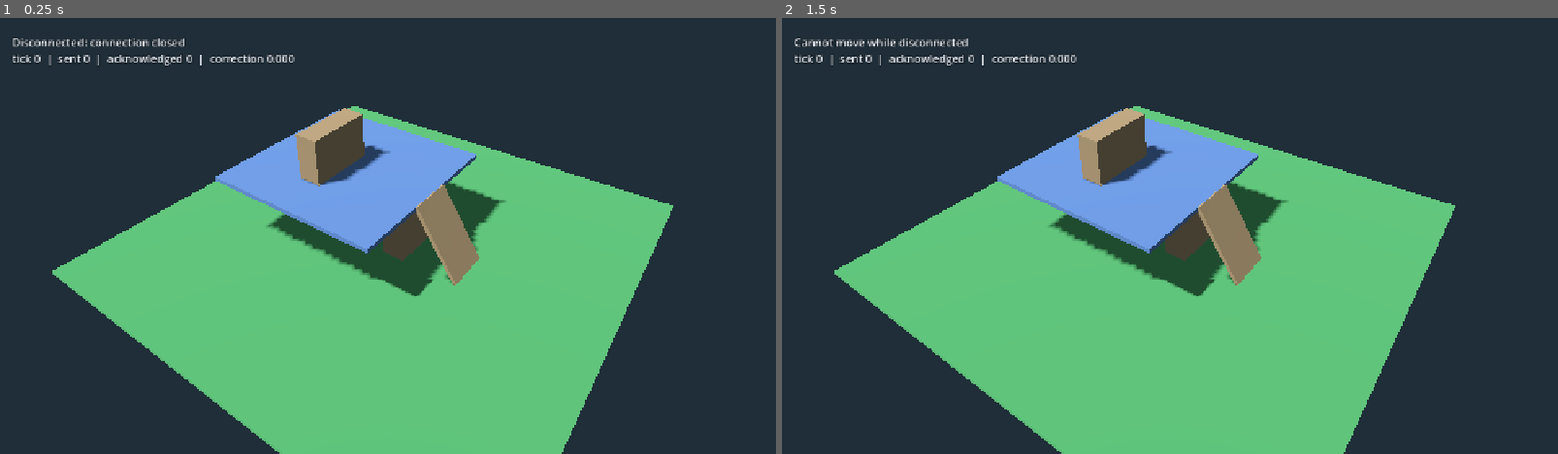
Above: before the commit, frames 1-2 (left to right).
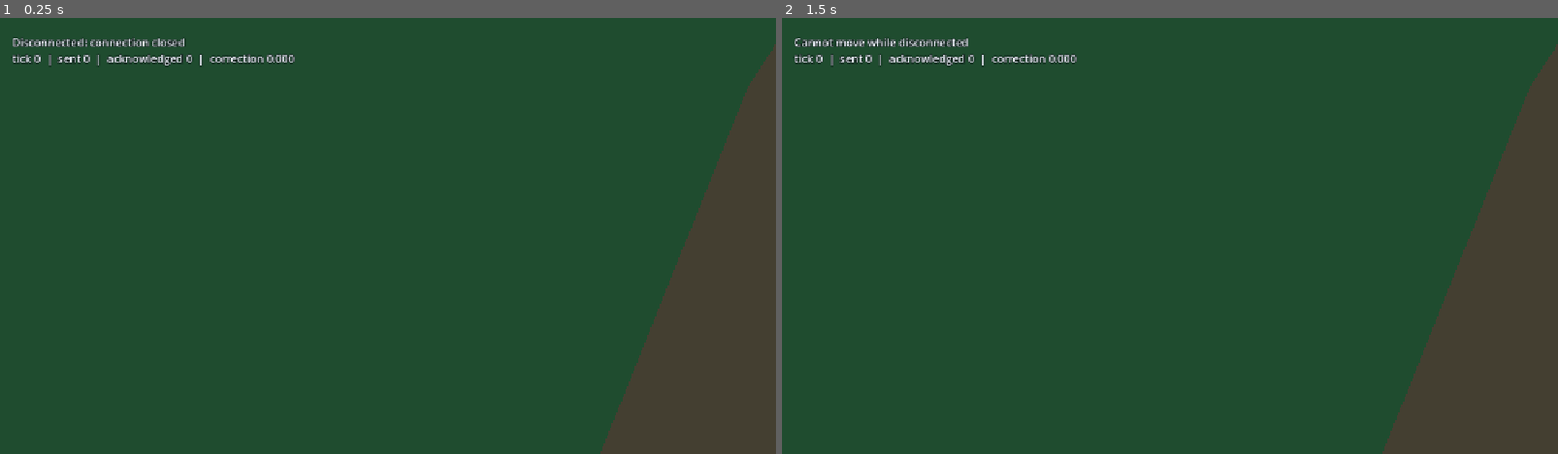
Above: after the commit, the same moments.

Repository: mywyau/arcana
Game: Godot game, scene res://scenes/main.tscn
Two runs of this game, one before a commit and one after it. Both use one fixed random seed, a clock stepped at 60 frames per second and the inputs below.
Inputs (mouse positions are in pixels of both pictures, inside the frame that each line leads up to):
- Up to frame 1 (0.25 s): no input
- Up to frame 2 (1.5 s): tap Enter at 0.5 s; move the mouse to (1340, 214) at 0.52 s; click (1340, 214) at 0.67 s; tap Space at 1.25 s; move the mouse to (1014, 257) at 1.27 s; click (1014, 257) at 1.42 s

The runs differ from the first frame. In frame 1, 97% of the frame differs, in the area x 0-100%, y 0-100%; in frame 2, 97%.

Commit message:
implement guided camera view

Diff:
--- a/client/scenes/main.tscn
+++ b/client/scenes/main.tscn
@@ -1,7 +1,8 @@
-[gd_scene load_steps=20 format=3]
+[gd_scene load_steps=21 format=3]
 
 [ext_resource type="Script" path="res://scripts/main.gd" id="1_main"]
 [ext_resource type="Script" path="res://scripts/network_client.gd" id="2_network"]
+[ext_resource type="Script" path="res://scripts/guided_camera.gd" id="3_camera"]
 
 [sub_resource type="StandardMaterial3D" id="GroundMaterial"]
 albedo_color = Color(0.24, 0.48, 0.29, 1)
@@ -143,8 +144,15 @@
 
 [node name="Players" type="Node3D" parent="."]
 
-[node name="Camera3D" type="Camera3D" parent="."]
-position = Vector3(10, 14, 14)
+[node name="CameraRig" type="Node3D" parent="."]
+script = ExtResource("3_camera")
+
+[node name="Yaw" type="Node3D" parent="CameraRig"]
+
+[node name="Pitch" type="Node3D" parent="CameraRig/Yaw"]
+
+[node name="Camera3D" type="Camera3D" parent="CameraRig/Yaw/Pitch"]
+position = Vector3(0, 0, 13)
 current = true
 fov = 48.0
 
--- /dev/null
+++ b/client/scripts/guided_camera.gd
@@ -0,0 +1,113 @@
+class_name GuidedCamera
+extends Node3D
+
+@export_range(25.0, 75.0, 1.0) var minimum_pitch_degrees: float = 35.0
+@export_range(25.0, 75.0, 1.0) var maximum_pitch_degrees: float = 65.0
+@export var initial_pitch_degrees: float = 50.0
+@export var initial_yaw_degrees: float = 35.0
+@export var minimum_distance: float = 5.0
+@export var maximum_distance: float = 18.0
+@export var initial_distance: float = 13.0
+@export var focus_height: float = 0.8
+@export var follow_speed: float = 10.0
+@export var orbit_speed: float = 0.25
+@export var zoom_step: float = 1.5
+@export var collision_margin: float = 0.3
+@export var minimum_collision_distance: float = 1.0
+
+@onready var yaw: Node3D = $Yaw
+@onready var pitch: Node3D = $Yaw/Pitch
+@onready var camera: Camera3D = $Yaw/Pitch/Camera3D
+
+var _target: Node3D
+var _orbiting: bool = false
+var _has_follow_position: bool = false
+var _desired_yaw: float
+var _desired_pitch: float
+var _desired_distance: float
+var _current_distance: float
+var _collision_distance: float
+
+
+func _ready() -> void:
+	_desired_yaw = deg_to_rad(initial_yaw_degrees)
+	_desired_pitch = clampf(initial_pitch_degrees, minimum_pitch_degrees, maximum_pitch_degrees)
+	_desired_distance = clampf(initial_distance, minimum_distance, maximum_distance)
+	_current_distance = _desired_distance
+	_collision_distance = _current_distance
+	yaw.rotation.y = _desired_yaw
+	pitch.rotation.x = -deg_to_rad(_desired_pitch)
+	camera.position = Vector3(0.0, 0.0, _collision_distance)
+
+
+func _process(delta: float) -> void:
+	if is_instance_valid(_target):
+		var desired_focus: Vector3 = _target.global_position + Vector3.UP * focus_height
+		if not _has_follow_position:
+			global_position = desired_focus
+			_has_follow_position = true
+		else:
+			var follow_weight: float = 1.0 - exp(-follow_speed * delta)
+			global_position = global_position.lerp(desired_focus, follow_weight)
+
+	var rotation_weight: float = 1.0 - exp(-12.0 * delta)
+	yaw.rotation.y = lerp_angle(yaw.rotation.y, _desired_yaw, rotation_weight)
+	pitch.rotation.x = lerp_angle(
+		pitch.rotation.x,
+		-deg_to_rad(_desired_pitch),
+		rotation_weight,
+	)
+	var zoom_weight: float = 1.0 - exp(-10.0 * delta)
+	_current_distance = lerpf(_current_distance, _desired_distance, zoom_weight)
+
+
+func _physics_process(delta: float) -> void:
+	var desired_camera_position: Vector3 = pitch.to_global(Vector3(0.0, 0.0, _current_distance))
+	var query := PhysicsRayQueryParameters3D.create(global_position, desired_camera_position)
+	var result: Dictionary = get_world_3d().direct_space_state.intersect_ray(query)
+	var available_distance: float = _current_distance
+	if not result.is_empty():
+		var hit_position: Vector3 = result["position"]
+		available_distance = maxf(
+			minimum_collision_distance,
+			global_position.distance_to(hit_position) - collision_margin,
+		)
+
+	if available_distance < _collision_distance:
+		_collision_distance = available_distance
+	else:
+		var recovery_weight: float = 1.0 - exp(-8.0 * delta)
+		_collision_distance = lerpf(_collision_distance, available_distance, recovery_weight)
+	camera.position = Vector3(0.0, 0.0, _collision_distance)
+
+
+func _unhandled_input(event: InputEvent) -> void:
+	if event is InputEventMouseButton:
+		var mouse_button := event as InputEventMouseButton
+		match mouse_button.button_index:
+			MOUSE_BUTTON_MIDDLE:
+				_orbiting = mouse_button.pressed
+				get_viewport().set_input_as_handled()
+			MOUSE_BUTTON_WHEEL_UP:
+				if mouse_button.pressed:
+					_desired_distance = maxf(minimum_distance, _desired_distance - zoom_step)
+					get_viewport().set_input_as_handled()
+			MOUSE_BUTTON_WHEEL_DOWN:
+				if mouse_button.pressed:
+					_desired_distance = minf(maximum_distance, _desired_distance + zoom_step)
+					get_viewport().set_input_as_handled()
+	elif event is InputEventMouseMotion and _orbiting:
+		var motion := event as InputEventMouseMotion
+		_desired_yaw -= deg_to_rad(motion.relative.x * orbit_speed)
+		_desired_pitch = clampf(
+			_desired_pitch + motion.relative.y * orbit_speed,
+			minimum_pitch_degrees,
+			maximum_pitch_degrees,
+		)
+		get_viewport().set_input_as_handled()
+
+
+func follow(target: Node3D) -> void:
+	_target = target
+	if not is_instance_valid(target):
+		_has_follow_position = false
--- a/client/scripts/main.gd
+++ b/client/scripts/main.gd
@@ -3,7 +3,8 @@
 const PLAYER_SCENE: PackedScene = preload("res://scenes/player.tscn")
 const RAY_LENGTH: float = 1000.0
 
-@onready var camera: Camera3D = $Camera3D
+@onready var camera_rig: GuidedCamera = $CameraRig
+@onready var camera: Camera3D = $CameraRig/Yaw/Pitch/Camera3D
 @onready var network: NetworkClient = $NetworkClient
 @onready var players: Node3D = $Players
 @onready var status_label: Label = $UI/Margin/Status
@@ -18,7 +19,6 @@
 
 
 func _ready() -> void:
-	camera.look_at(Vector3.ZERO)
 	network.status_changed.connect(_on_status_changed)
 	network.welcome_received.connect(_on_welcome_received)
 	network.snapshot_received.connect(_on_snapshot_received)
@@ -88,6 +88,8 @@
 	for id: String in _player_views:
 		var view: PlayerView = _player_views[id]
 		view.set_local_player(id == _local_player_id)
+		if id == _local_player_id:
+			camera_rig.follow(view)
 
 
 func _on_snapshot_received(snapshot: Dictionary) -> void:
@@ -131,6 +133,8 @@
 			players.add_child(view)
 			_player_views[id] = view
 			view.set_local_player(id == _local_player_id)
+			if id == _local_player_id:
+				camera_rig.follow(view)
 
 		var acknowledged_sequence: int = int(player_data.get("last_command_sequence", 0))
 		var correction: float = view.apply_authoritative_state(
@@ -152,6 +156,8 @@
 	for id: String in _player_views.keys():
 		if not active_ids.has(id):
 			var departed: PlayerView = _player_views[id]
+			if id == _local_player_id:
+				camera_rig.follow(null)
 			departed.queue_free()
 			_player_views.erase(id)
 
Not shown, added: client/scripts/guided_camera.gd.uid
